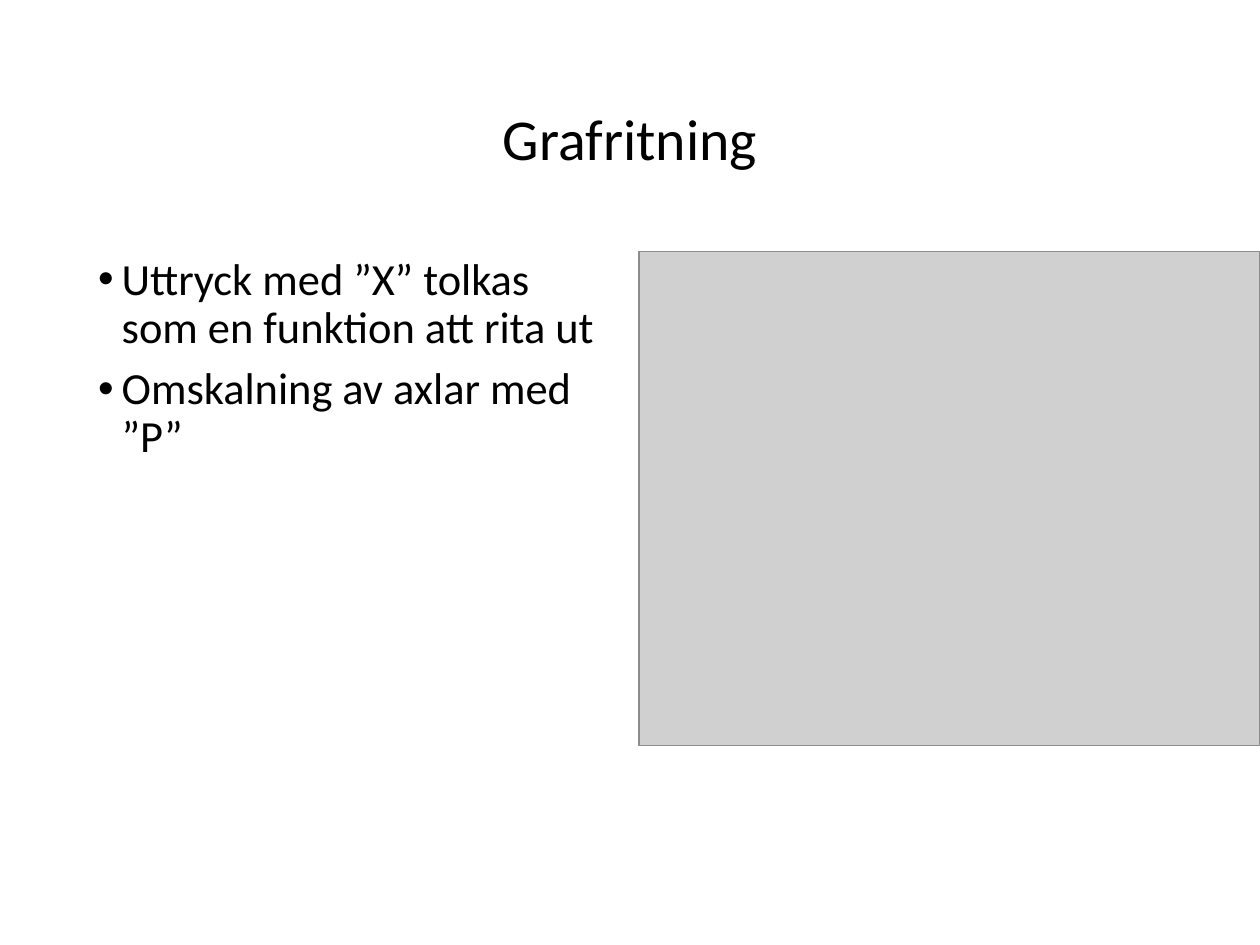
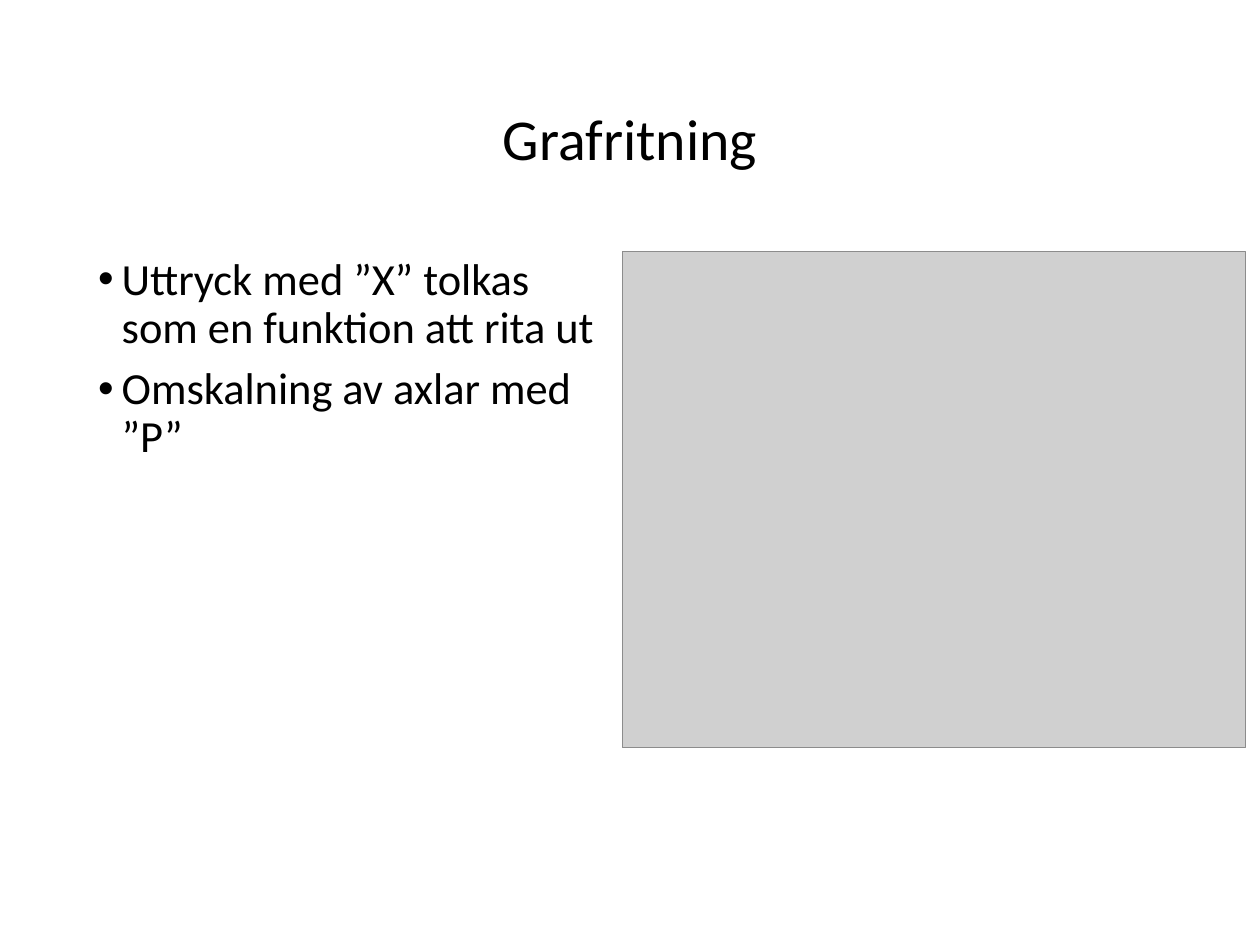
Before and after one commit to Jethro95/TSEA83_Graphing_Calculator, a slide deck: slide 6 of presentation/presentation_powerpoint.pptx. Drawn at 1260x945 pixels with LibreOffice and Linux fonts; fonts in the diff are those of the drawing; grey boxes stand for pictures. Boxes give left, top, right and bottom in pixels: in the first picture for what was removed or moved away, otherwise in the second. Text is boxed around its words. In the diff, an @@ line names an element or a change of style, - is before the commit and + after.

Commit message:
Fixed pictures.

```diff
--- a/presentation/presentation_powerpoint.pptx
+++ b/presentation/presentation_powerpoint.pptx
@@ picture: place and size @@
-picture at box(639, 252, 1260, 745)
+picture at box(622, 252, 1246, 748)
```
Also in this commit, not shown: 2 other slides changed.
